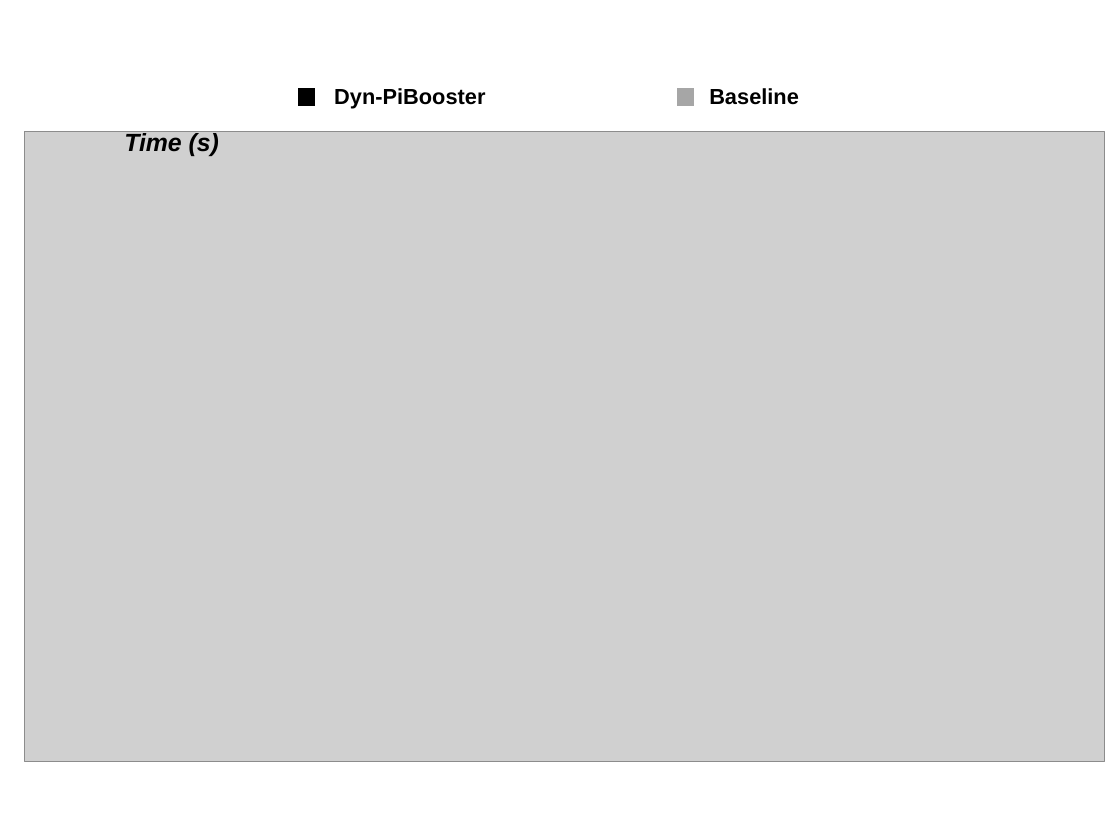
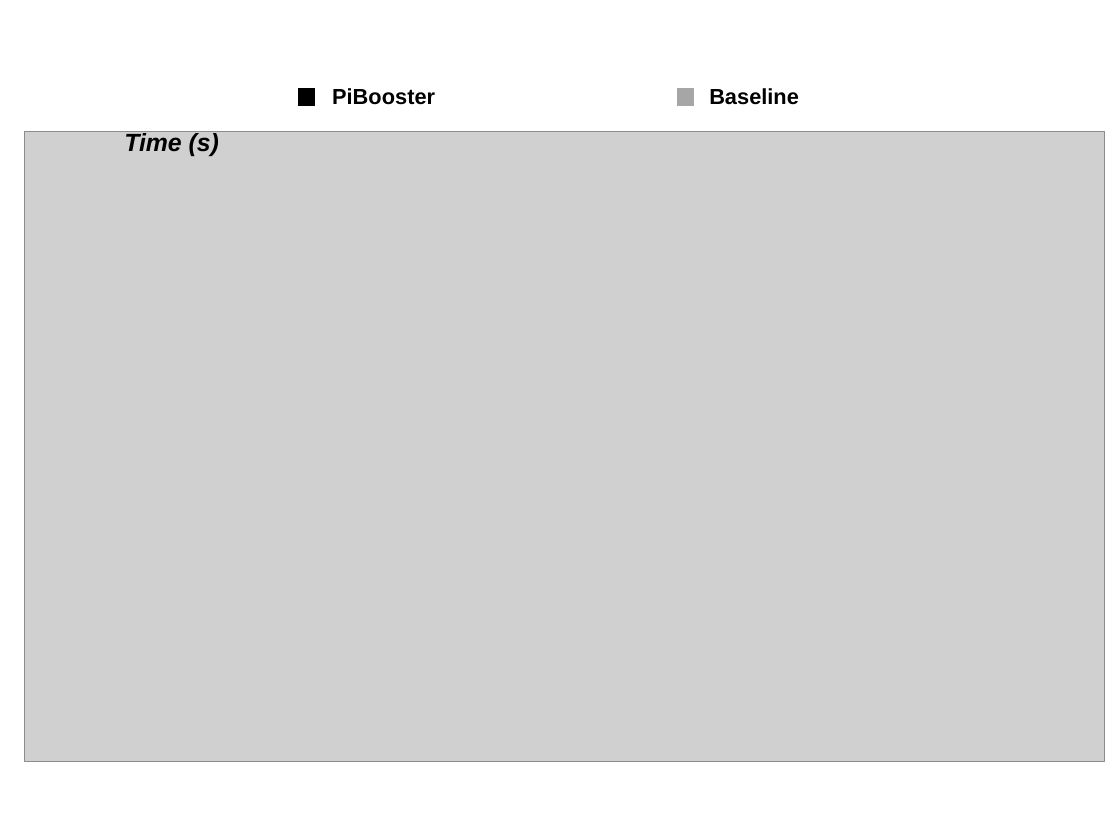
Before and after one commit to strongerwill/FastIO, a slide deck: slide 1 of doc/paper/image/macro/spec.ppt. Drawn at 1120x840 pixels with LibreOffice and Linux fonts; fonts in the diff are those of the drawing; grey boxes stand for pictures. Boxes give left, top, right and bottom in pixels: in the first picture for what was removed or moved away, otherwise in the second. Text is boxed around its words. In the diff, an @@ line names an element or a change of style, - is before the commit and + after.

```diff
--- a/doc/paper/image/macro/spec.ppt
+++ b/doc/paper/image/macro/spec.ppt
@@ text at (x1=332, y1=88, x2=435, y2=105): text changed @@
-Dyn-PiBooster
+PiBooster
```
Also in this commit, not shown: 7 other files.
